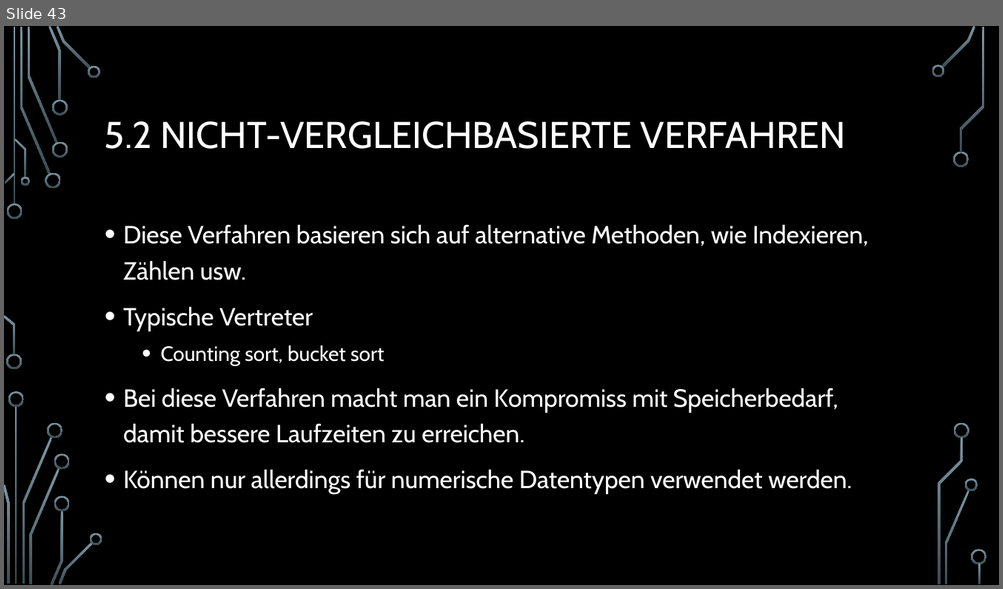
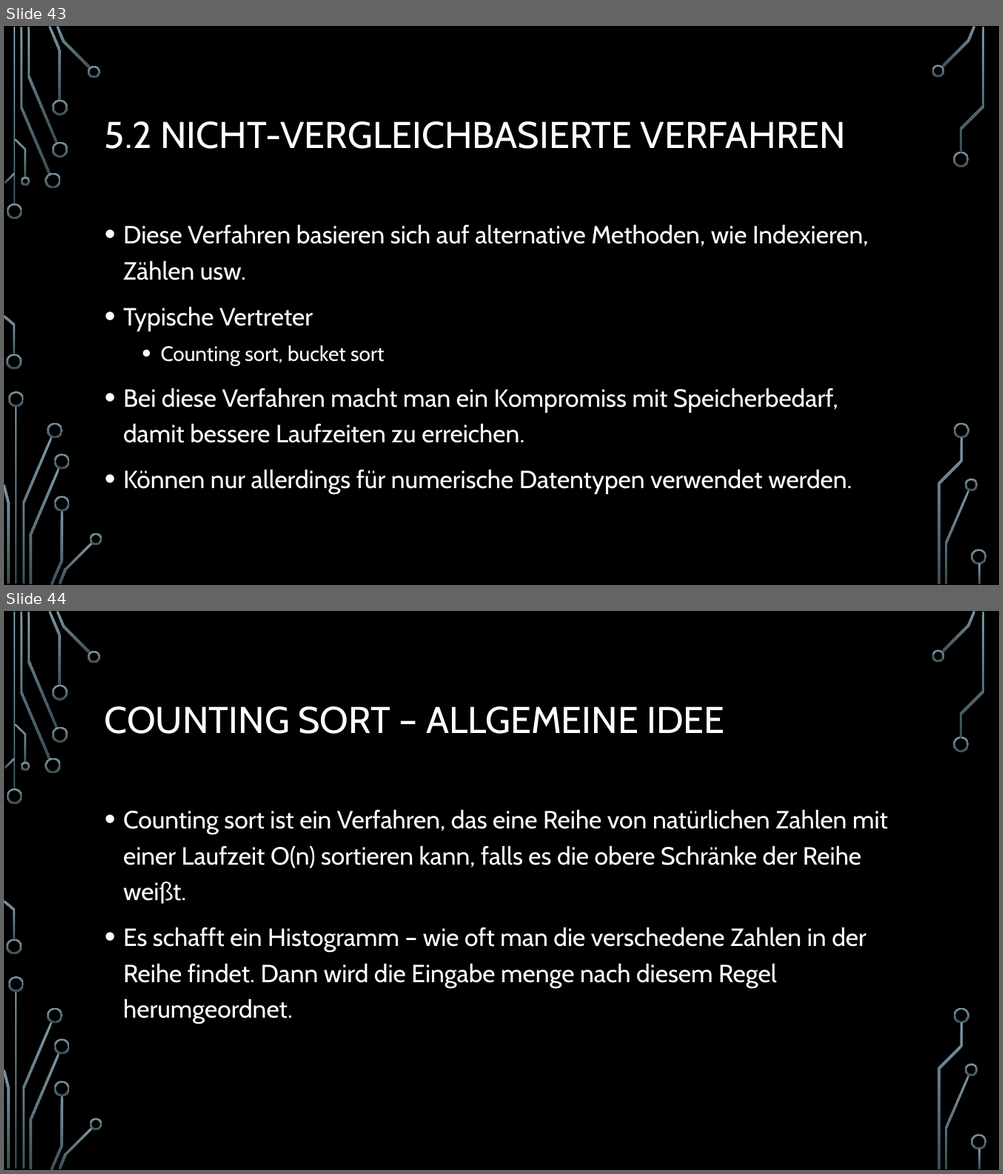
Before and after one commit to d-petrov/SortingAlgorithms, a slide deck: docs/sorting algorithms - presentation/Sortierverfahren.pptx. Shown one above the other, each under a label of ours: slide 43 before the commit, slides 43 and 44 after it. The pictures are 1003x589 and 1003x1174 pixels, drawn with LibreOffice and Linux fonts; fonts in the diff are those of the drawing; background and template pictures are left out. Boxes give left, top, right and bottom in pixels: in the first picture for what was removed or moved away, otherwise in the second. Text is boxed around its words. In the diff, an @@ line names an element or a change of style, - is before the commit and + after.

Commit message:
Added Countingsort to source and documentation, cleaned up function return types

```diff
--- a/docs/sorting algorithms - presentation/Sortierverfahren.pptx
+++ b/docs/sorting algorithms - presentation/Sortierverfahren.pptx
@@ slide 44 added at (4,611,999,1170), background picture (left out); not listed: 36 template elements that a slide beside it also shows @@
@@ title added at (105,706,724,734), 36 pt, text #FFFFFF @@
+COUNTING SORT – ALLGEMEINE IDEE
@@ text added at (123,809,888,1024), 24 pt, text #FFFFFF @@
+• Counting sort ist ein Verfahren, das eine Reihe von natürlichen Zahlen mit einer Laufzeit O(n) sortieren kann, falls es die obere Schränke der Reihe weißt.
+• Es schafft ein Histogramm – wie oft man die verschedene Zahlen in der Reihe findet. Dann wird die Eingabe menge nach diesem Regel herumgeordnet.
```
Also in this commit, not shown: 1 other slide added, 7 other files.
